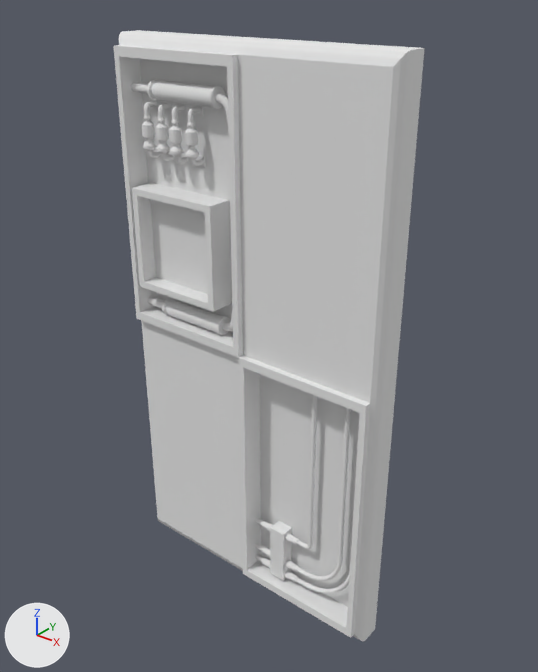
The Blender file Models/Scifi/Door - UV.blend, before and after one commit.
Rendered twice from a 50 mm lens placed at (1.43, -2.8, 2.19), pointed at (-0.02, -0.99, 1.07). Lighting does not change. The marker at lower left points along +X, +Y and +Z.

Names of what the first picture shows: 'Door'.
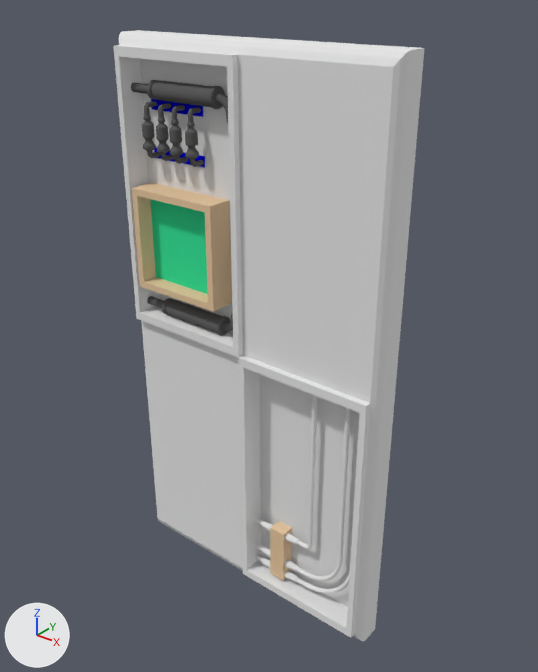
What changed in the scene script:
```text
Add mat_door:
    mat_door = diffuse_material('Door')
    mat_door.base_color = (0.8, 0.8, 0.8)  # white #e7e7e7
Add mat_pipes:
    mat_pipes = diffuse_material('Pipes')
    mat_pipes.base_color = (0.119, 0.119, 0.119)  # dark grey #616161
Add mat_screen_frame:
    mat_screen_frame = diffuse_material('Screen frame')
    mat_screen_frame.base_color = (0.8, 0.579, 0.359)  # beige #e7c8a2
Add mat_cable_holders:
    mat_cable_holders = diffuse_material('Cable holders')
    mat_cable_holders.base_color = (0.0, 0.000157, 0.8)  # blue #0001e7
Add mat_screen:
    mat_screen = diffuse_material('Screen')
    mat_screen.base_color = (0.044, 0.8, 0.335)  # green #3be79d
Change me_cube_014:
    where me_cube_014.from_pydata(...)  # 13700 vertices, 13246 faces; spans x -0.53..0.53, y -0.11..0.03, z -1.17..0.85
    used by ob_door; location = (-0.054, -1.006, 1.174)
    me_cube_014 part 1: 41 of the faces centred in x -0.53..0.53, y -0.1..0.03, z -1.17..0.33 switch from mat_grid (its picture is missing) to mat_door (white #e7e7e7)
    me_cube_014 part 2: 10 of the faces centred in x -0.43..-0.2, y -0.02, z 0.45..0.64 switch from mat_grid (its picture is missing) to mat_cable_holders (blue #0001e7)
    me_cube_014 part 3: 9280 of the faces centred in x -0.44..-0.02, y -0.09..-0.01, z 0.45..0.71 switch from mat_grid (its picture is missing) to mat_pipes (dark grey #616161)
    me_cube_014 part 4: 1280 of the faces centred in x -0.44..-0.02, y -0.08..-0.01, z -0.12..0.02 switch from mat_grid (its picture is missing) to mat_pipes (dark grey #616161)
    me_cube_014 part 5: 12 of the faces centred in x -0.46..-0.1, y -0.11..-0.06, z -0.01..0.36 switch from mat_grid (its picture is missing) to mat_screen_frame (beige #e7c8a2)
    me_cube_014 part 6: 5 of the faces centred in x 0.11..0.17, y -0.07..-0.04, z -1.07..-0.85 switch from mat_grid (its picture is missing) to mat_screen_frame (beige #e7c8a2)
    me_cube_014 part 7: the 1 face centred in x -0.28, y -0.05, z 0.17 switches from mat_grid (its picture is missing) to mat_screen (green #3be79d)
    add me_cube_014.materials.append(mat_screen)  # green #3be79d
```

Pixel boxes (x1, y1, x2, y2) of what changed, in the pictures (538 x 672 px):
part 1 of me_cube_014, recoloured: (113, 46, 425, 642) in both
part 2 of me_cube_014, recoloured (grey to blue): (151, 99, 205, 167) in both
part 3 of me_cube_014, recoloured: (131, 80, 228, 167) in both
part 4 of me_cube_014, recoloured: (147, 296, 233, 335) in both
part 5 of me_cube_014, recoloured (grey to beige): (132, 183, 232, 312) in both
part 6 of me_cube_014, recoloured (grey to beige): (270, 521, 292, 580) in both
part 7 of me_cube_014, recoloured (grey to green): (150, 199, 208, 294) in both
